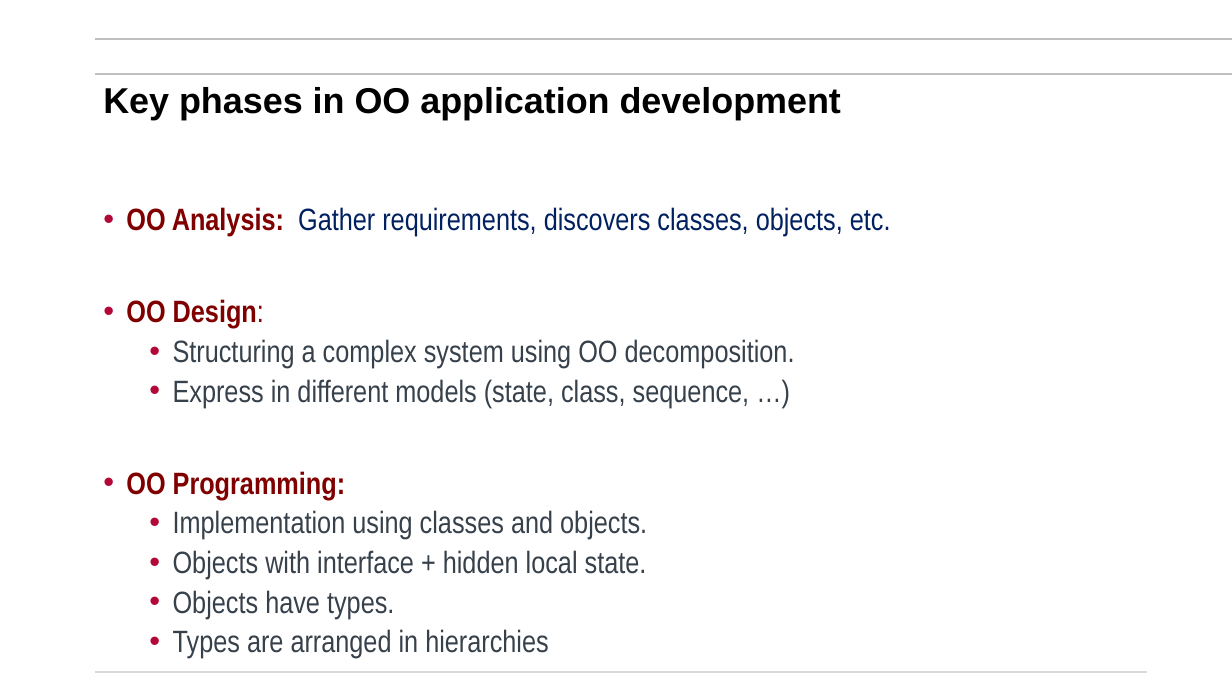
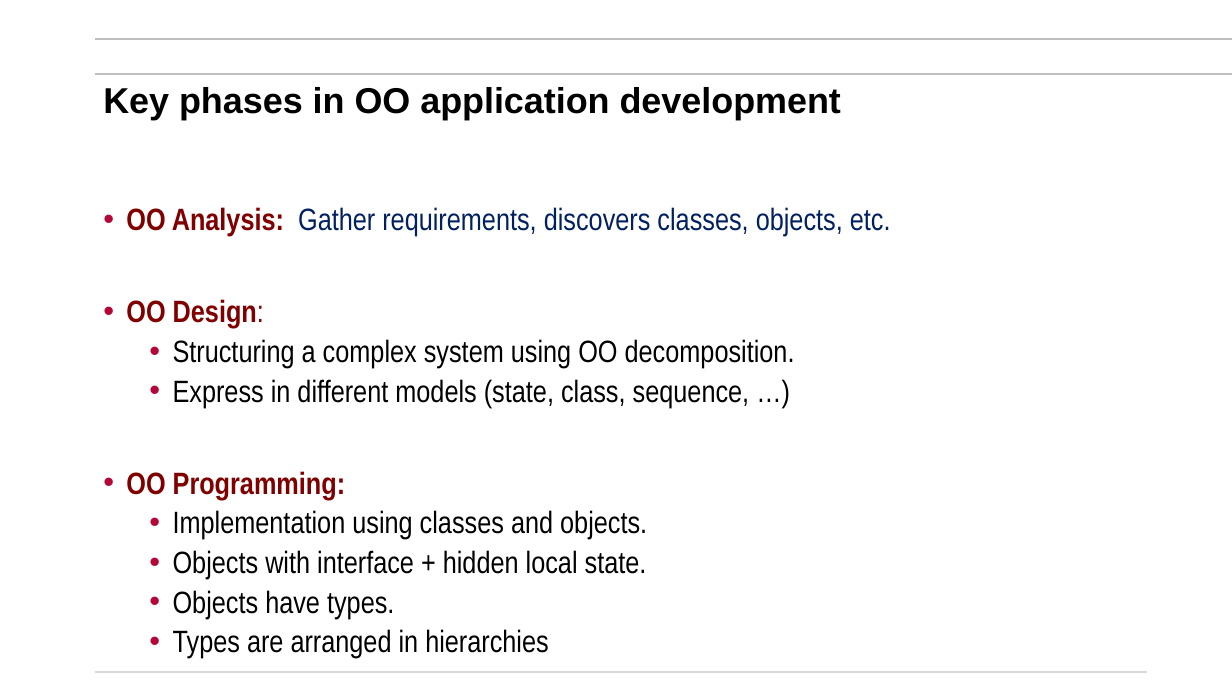
Before and after one commit to mikegrace2/CSEN160-Fall2026-Course-Website, a slide deck: slide 12 of lectures/Week02_ObjectOriented/1_ObjectOriented_V4.pptx (slide 13 before the commit). Drawn at 1232x693 pixels with LibreOffice and Linux fonts; fonts in the diff are those of the drawing; background and template pictures are left out. Boxes give left, top, right and bottom in pixels: in the first picture for what was removed or moved away, otherwise in the second. Text is boxed around its words. In the diff, an @@ line names an element or a change of style, - is before the commit and + after.

```diff
--- a/lectures/Week02_ObjectOriented/1_ObjectOriented_V4.pptx
+++ b/lectures/Week02_ObjectOriented/1_ObjectOriented_V4.pptx
@@ text at bbox=[173, 339, 795, 658]: text colour #37414B to #000000 in "Structuring a complex system using OO decomposition.", "Express in different models (state, class, sequence, ...", "Implementation using classes and objects.", "Objects with interface + hidden local state." and 2 more places @@
```
Also in this commit, not shown: 9 other slides changed, 1 other file.
